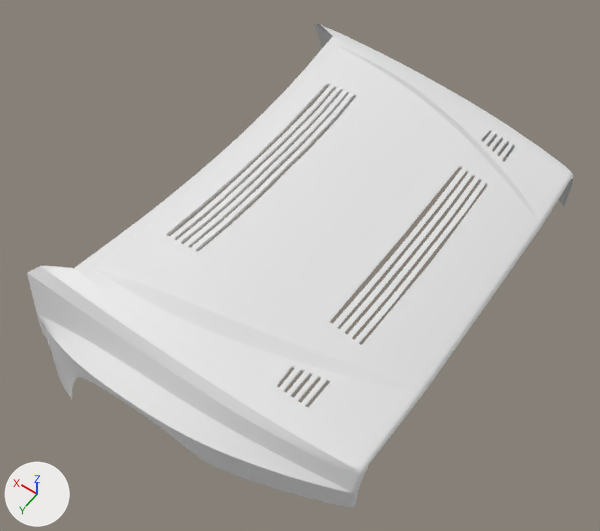
Two versions of the Blender file firstcar5.blend, one commit apart.
Before and after are seen from a camera (50 mm lens) standing at (-1.878, 1.233, 1.732) and looking at (-1.047, 0.069, -0.097). Every picture has the same lights, and +X, +Y and +Z are marked at lower left.
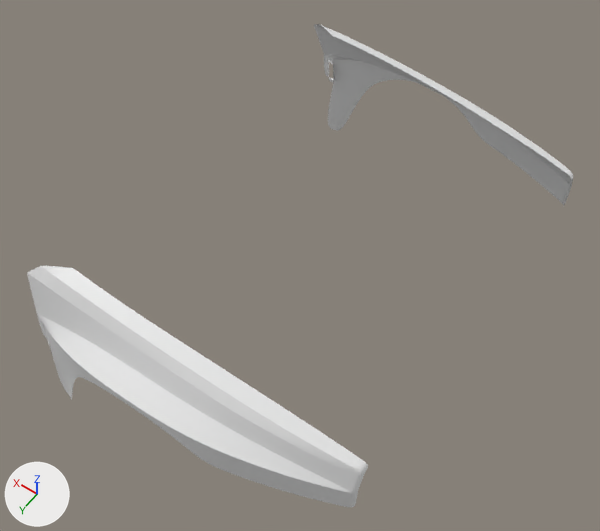
Patch to the scene script:
```diff
--- a/firstcar5.blend.py
+++ b/firstcar5.blend.py
@@ ob_plane @@
 _m = ob_plane.modifiers.new('Subdivision', 'SUBSURF')
 _m.levels = 2
+ob_plane.hide_set(True)  # its collection is switched off
@@ ob_plane_003 @@
 _m = ob_plane_003.modifiers.new('Subdivision', 'SUBSURF')
 _m.levels = 2
+ob_plane_003.hide_set(True)  # its collection is switched off
```

Boxes (x1, y1, x2, y2) around the edits, measured in the pictures (600 x 531 px):
'Plane', hidden
    before: (74, 36, 571, 465)
'Plane.003', hidden
    before: (166, 83, 517, 409)
